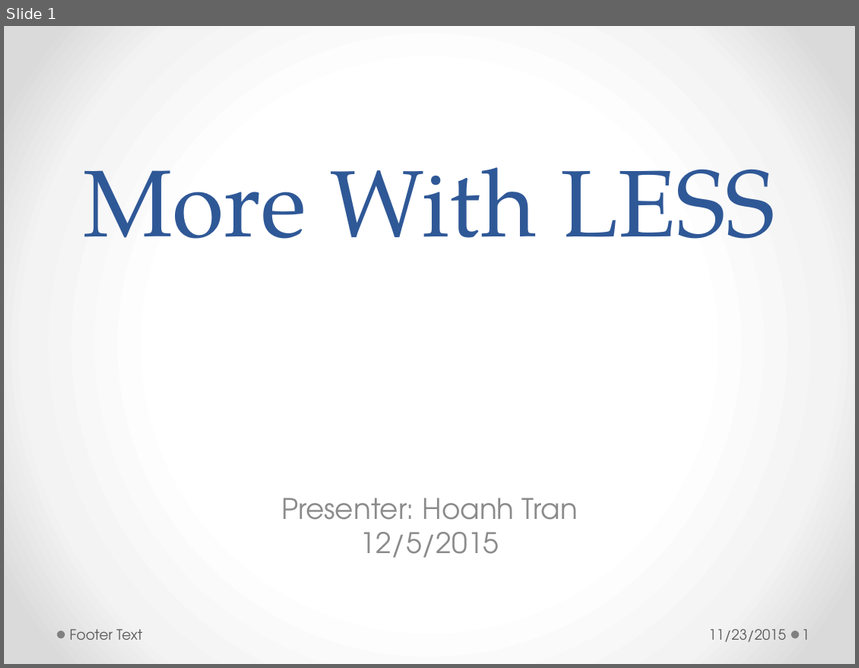
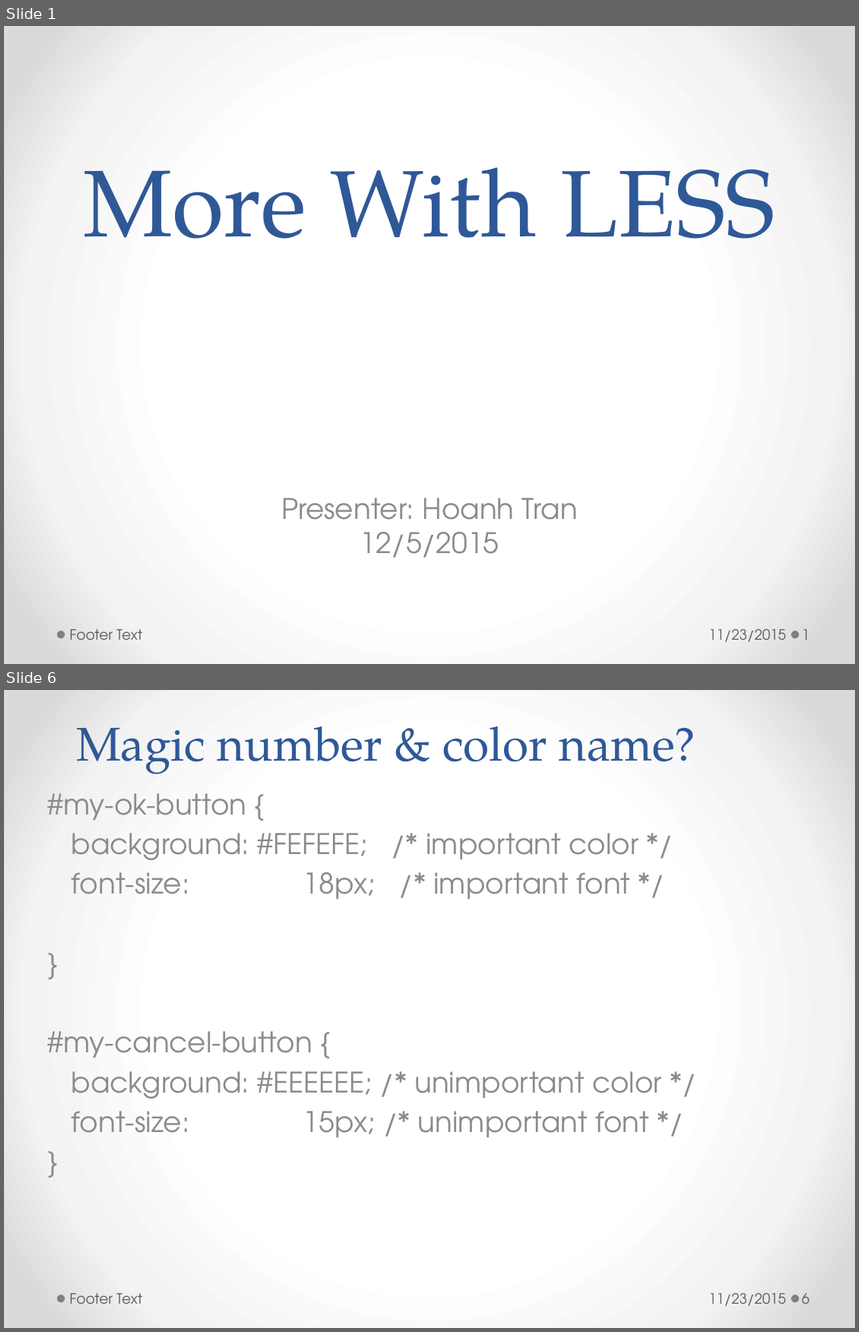
Before and after one commit to h-t-tran/work, a slide deck: brownbag/less/tech-presentation-less.pptx. Shown one above the other, each under a label of ours: slide 1 before the commit, slides 1 and 6 after it; the slides between them are not shown. The pictures are 859x668 and 859x1332 pixels, drawn with LibreOffice and Linux fonts; fonts in the diff are those of the drawing. Boxes give left, top, right and bottom in pixels: in the first picture for what was removed or moved away, otherwise in the second. Text is boxed around its words. In the diff, an @@ line names an element or a change of style, - is before the commit and + after.

```diff
--- a/brownbag/less/tech-presentation-less.pptx
+++ b/brownbag/less/tech-presentation-less.pptx
@@ slide 6 added at (4,690,855,1328), background gradient #FFFFFF to #F4F4F4 to #DADADA; not listed: 2 template elements that a slide beside it also shows @@
@@ title added at (76,726,696,774), 40 pt, text #2F5897 @@
+Magic number & color name?
@@ subtitle added at (48,793,662,1138), 24 pt, text #8C8C8C @@
+#my-ok-button {
+background: #FEFEFE; /* important color */
+font-size: 18px; /* important font */
+}
+#my-cancel-button {
+background: #EEEEEE; /* unimportant color */
+font-size: 15px; /* unimportant font */
+}
@@ text added at (69,1293,142,1304), 12 pt, text #595959 @@
+Footer Text
@@ text added at (709,1293,786,1306), 12 pt, text #595959 @@
+11/23/2015
@@ page number added at (802,1293,810,1304), 12 pt, text #595959 @@
+6
```
Also in this commit, not shown: 3 slides changed, 4 other slides added, 17 slides removed.
